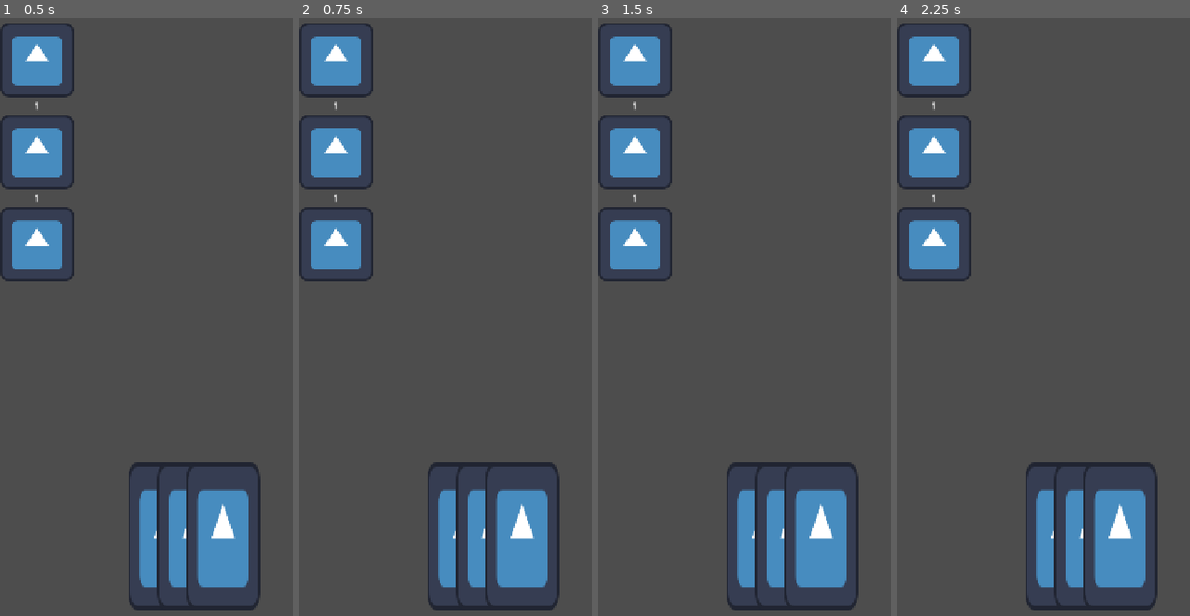
Above: before the commit, frames 1-4 (left to right).
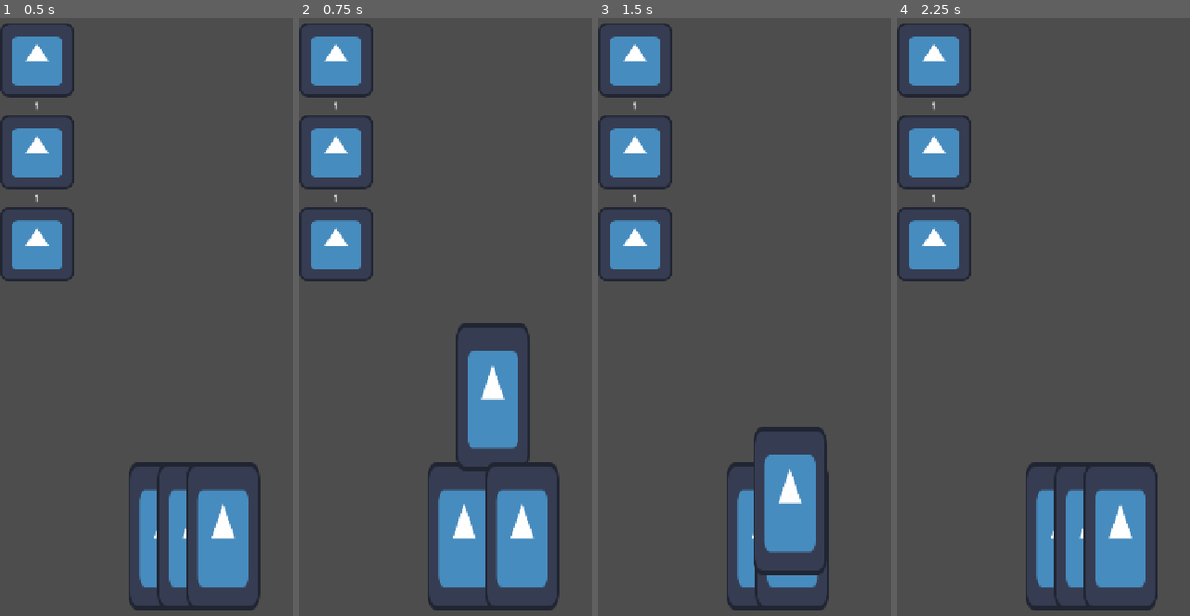
Above: after the commit, the same moments.

Repository: Simon-Kahre/nTCG
Game: Godot game, scene res://scenes/Combat.tscn
Two runs of this game, one before a commit and one after it. Both use one fixed random seed, a clock stepped at 60 frames per second and the inputs below. This scene is started directly instead of the project's main scene. The engine's default icon, where the game draws it, is replaced by a stand-in: a white triangle on a blue panel in a dark square.
Inputs (mouse positions are in pixels of both pictures, inside the frame that each line leads up to):
- Up to frame 1 (0.5 s): no input
- Up to frame 2 (0.75 s): tap Enter at 0.5 s; drag from (463, 538) to (548, 119) at 0.52 s
- Up to frame 3 (1.5 s): drag from (791, 538) to (785, 430) at 1.27 s
- Up to frame 4 (2.25 s): move the mouse to (1119, 538) at 2.02 s; tap P at 2.1 s; click (1119, 538) at 2.17 s

Frame 1 is identical in both runs. In frame 2, 4.4% of the frame differs, in the area x 53-79%, y 51-99%; in frame 3, 5.1%, in the area x 53-89%, y 68-100%; in frame 4, 0.1%.

Commit message:
Add function so you can drag cards

Diff:
--- a/trading-card-game/scenes/playerActions.gd
+++ b/trading-card-game/scenes/playerActions.gd
@@ -5,6 +5,9 @@
 var playerHand: Node2D
 
 var hoveringCards: Array[BasicCard]
+
+var draggedCard: BasicCard = null
+var orgPos: Vector2 = Vector2.ZERO
 
 
 func _ready() -> void:
@@ -43,8 +46,12 @@
 		zIndex += 1
 
 
+func _process(delta: float) -> void:
+	if draggedCard:
+		draggedCard.global_position = get_global_mouse_position()
+
 func _unhandled_input(event: InputEvent) -> void:
-	if event is InputEventMouse and event.is_pressed() and event.button_index == 1:
+	if event is InputEventMouseButton and event.is_pressed() and event.button_index == 1:
 		var selectedCard = null
 		for card in hoveringCards:
 			if selectedCard:
@@ -52,5 +59,11 @@
 					selectedCard = card
 			else:
 				selectedCard = card
+		if selectedCard:
+			draggedCard = selectedCard
+			orgPos = selectedCard.position
 
-		print(selectedCard)
+	elif event is InputEventMouseButton and event.is_released() and event.button_index == 1:
+		draggedCard.position = orgPos
+		draggedCard = null
+		orgPos = Vector2.ZERO
